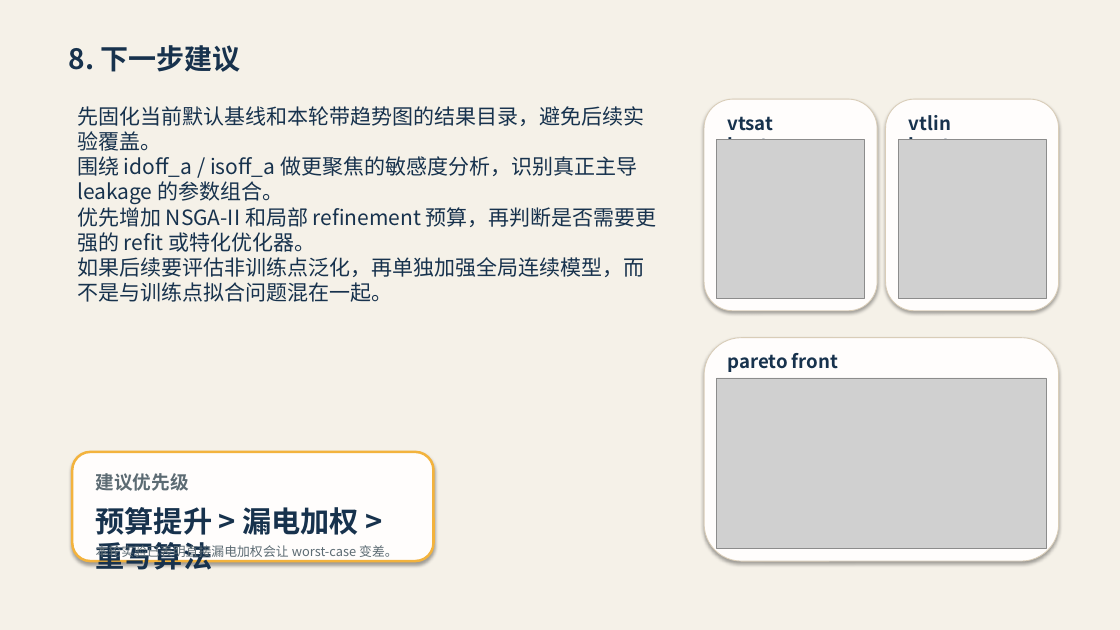
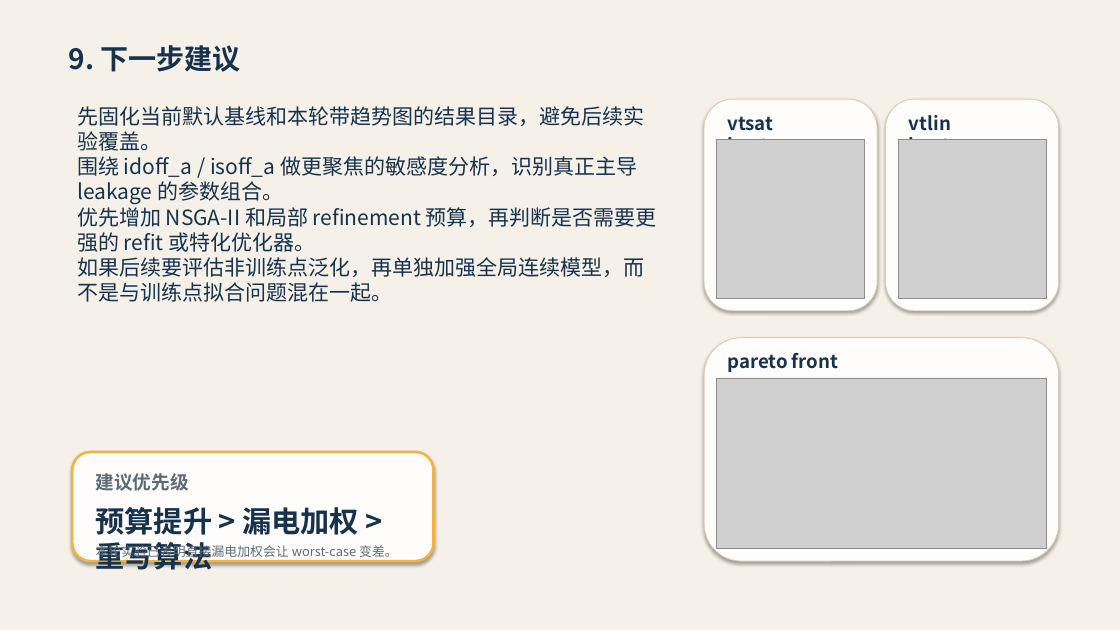
Before and after one commit to Chunhui92/autofitting_spice, a slide deck: slide 10 of artifacts/calibration_output/project_progress_summary_2026-04-22.pptx (slide 9 before the commit). Drawn at 1120x630 pixels with LibreOffice and Linux fonts; fonts in the diff are those of the drawing; grey boxes stand for pictures. Boxes give left, top, right and bottom in pixels: in the first picture for what was removed or moved away, otherwise in the second. Text is boxed around its words. In the diff, an @@ line names an element or a change of style, - is before the commit and + after.

```diff
--- a/artifacts/calibration_output/project_progress_summary_2026-04-22.pptx
+++ b/artifacts/calibration_output/project_progress_summary_2026-04-22.pptx
@@ text at (69,45,241,72): text changed @@
-8. 下一步建议
+9. 下一步建议
```
Also in this commit, not shown: 6 other slides changed, 1 slide added, 1 other file.
